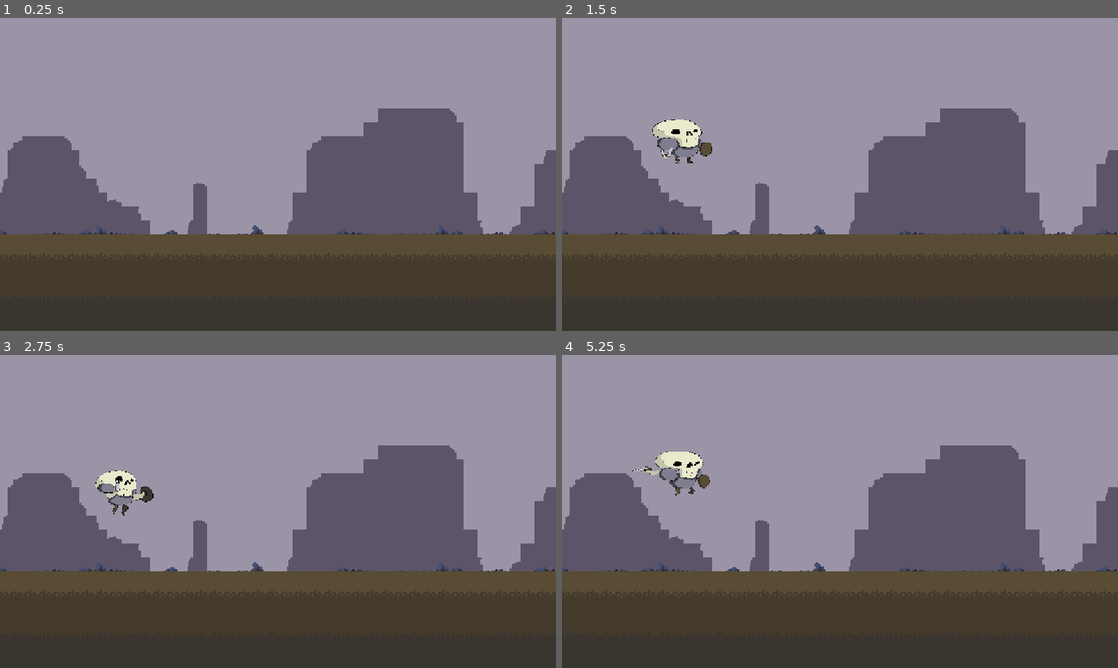
Above: before the commit, frames 1-4 (two rows, left to right).
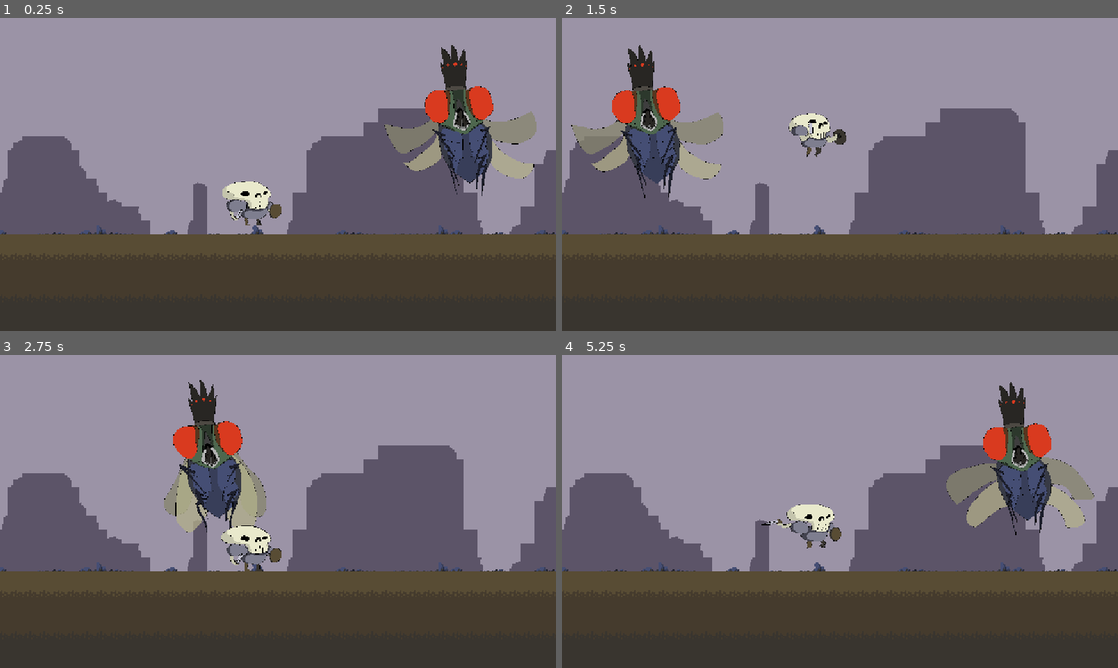
Above: after the commit, the same moments.

Repository: Old-Geekoba/Demonic
Game: Godot game, scene res://scenes/gluttony.tscn
Two runs of this game, one before a commit and one after it. Both use one fixed random seed, a clock stepped at 60 frames per second and the inputs below. This scene is started directly instead of the project's main scene.
Inputs (mouse positions are in pixels of both pictures, inside the frame that each line leads up to):
- Up to frame 1 (0.25 s): no input
- Up to frame 2 (1.5 s): move the mouse to (962, 158) at 0.52 s; tap Space (Advance) at 0.6, 1.35 s; move the mouse to (728, 190) at 1.27 s
- Up to frame 3 (2.75 s): move the mouse to (333, 442) at 2.02 s; click (333, 442) at 2.1 s; tap Space (Advance) at 2.3 s
- Up to frame 4 (5.25 s): move the mouse to (812, 574) at 2.77 s; right-click (812, 574) at 2.85 s; tap Space (Advance) at 3.05, 3.6, 4.35 s; move the mouse to (1006, 558) at 3.52 s; move the mouse to (673, 464) at 4.27 s; move the mouse to (867, 511) at 5.02 s; click (867, 511) at 5.1 s

The runs differ from the first frame. In frame 1, 5.5% of the frame differs, in the area x 40-97%, y 8-67%; in frame 2, 5.8%; in frame 3, 6.2%; in frame 4, 6.7%, in the area x 12-96%, y 8-62%.

Commit message:
Beelzebub movement

Diff:
--- /dev/null
+++ b/scenes/Beelzebub.tscn
@@ -0,0 +1,145 @@
+[gd_scene load_steps=20 format=3 uid="uid://b83lke4vkr0dg"]
+
+[ext_resource type="Script" uid="uid://otw4xp17o8tl" path="res://scenes/beelzebub.gd" id="1_b7yvv"]
+[ext_resource type="Texture2D" uid="uid://dojxuruxlfdkm" path="res://assets/9Princes spritesheets/Beelzebub.png" id="1_wtcfe"]
+
+[sub_resource type="AtlasTexture" id="AtlasTexture_0e48y"]
+atlas = ExtResource("1_wtcfe")
+region = Rect2(0, 0, 1000, 1000)
+
+[sub_resource type="AtlasTexture" id="AtlasTexture_epypp"]
+atlas = ExtResource("1_wtcfe")
+region = Rect2(1000, 0, 1000, 1000)
+
+[sub_resource type="AtlasTexture" id="AtlasTexture_0hol4"]
+atlas = ExtResource("1_wtcfe")
+region = Rect2(2000, 0, 1000, 1000)
+
+[sub_resource type="AtlasTexture" id="AtlasTexture_q6r6c"]
+atlas = ExtResource("1_wtcfe")
+region = Rect2(3000, 0, 1000, 1000)
+
+[sub_resource type="AtlasTexture" id="AtlasTexture_kdubu"]
+atlas = ExtResource("1_wtcfe")
+region = Rect2(1000, 2000, 1000, 1000)
+
+[sub_resource type="AtlasTexture" id="AtlasTexture_d21ai"]
+atlas = ExtResource("1_wtcfe")
+region = Rect2(2000, 2000, 1000, 1000)
+
+[sub_resource type="AtlasTexture" id="AtlasTexture_rj586"]
+atlas = ExtResource("1_wtcfe")
+region = Rect2(3000, 2000, 1000, 1000)
+
+[sub_resource type="AtlasTexture" id="AtlasTexture_4d7sh"]
+atlas = ExtResource("1_wtcfe")
+region = Rect2(0, 3000, 1000, 1000)
+
+[sub_resource type="AtlasTexture" id="AtlasTexture_ir8iy"]
+atlas = ExtResource("1_wtcfe")
+region = Rect2(1000, 3000, 1000, 1000)
+
+[sub_resource type="AtlasTexture" id="AtlasTexture_hqns4"]
+atlas = ExtResource("1_wtcfe")
+region = Rect2(2000, 3000, 1000, 1000)
+
+[sub_resource type="AtlasTexture" id="AtlasTexture_x0ka3"]
+atlas = ExtResource("1_wtcfe")
+region = Rect2(0, 1000, 1000, 1000)
+
+[sub_resource type="AtlasTexture" id="AtlasTexture_0h7mo"]
+atlas = ExtResource("1_wtcfe")
+region = Rect2(1000, 1000, 1000, 1000)
+
+[sub_resource type="AtlasTexture" id="AtlasTexture_nr8wp"]
+atlas = ExtResource("1_wtcfe")
+region = Rect2(2000, 1000, 1000, 1000)
+
+[sub_resource type="AtlasTexture" id="AtlasTexture_d2bti"]
+atlas = ExtResource("1_wtcfe")
+region = Rect2(3000, 1000, 1000, 1000)
+
+[sub_resource type="AtlasTexture" id="AtlasTexture_ta5nu"]
+atlas = ExtResource("1_wtcfe")
+region = Rect2(0, 2000, 1000, 1000)
+
+[sub_resource type="SpriteFrames" id="SpriteFrames_flf07"]
+animations = [{
+"frames": [{
+"duration": 1.0,
+"texture": SubResource("AtlasTexture_0e48y")
+}, {
+"duration": 1.0,
+"texture": SubResource("AtlasTexture_epypp")
+}, {
+"duration": 1.0,
+"texture": SubResource("AtlasTexture_0hol4")
+}, {
+"duration": 1.0,
+"texture": SubResource("AtlasTexture_q6r6c")
+}],
+"loop": true,
+"name": &"default",
+"speed": 10.0
+}, {
+"frames": [{
+"duration": 1.0,
+"texture": SubResource("AtlasTexture_kdubu")
+}, {
+"duration": 1.0,
+"texture": SubResource("AtlasTexture_d21ai")
+}, {
+"duration": 1.0,
+"texture": SubResource("AtlasTexture_rj586")
+}, {
+"duration": 1.0,
+"texture": SubResource("AtlasTexture_4d7sh")
+}, {
+"duration": 1.0,
+"texture": SubResource("AtlasTexture_ir8iy")
+}, {
+"duration": 1.0,
+"texture": SubResource("AtlasTexture_hqns4")
+}],
+"loop": true,
+"name": &"minion_summon",
+"speed": 10.0
+}, {
+"frames": [{
+"duration": 1.0,
+"texture": SubResource("AtlasTexture_x0ka3")
+}, {
+"duration": 1.0,
+"texture": SubResource("AtlasTexture_0h7mo")
+}, {
+"duration": 1.0,
+"texture": SubResource("AtlasTexture_nr8wp")
+}, {
+"duration": 1.0,
+"texture": SubResource("AtlasTexture_d2bti")
+}, {
+"duration": 1.0,
+"texture": SubResource("AtlasTexture_ta5nu")
+}],
+"loop": true,
+"name": &"wing _flap",
+"speed": 10.0
+}]
+
+[sub_resource type="CapsuleShape2D" id="CapsuleShape2D_qpejx"]
+radius = 176.0
+height = 594.0
+
+[node name="Beelzebub" type="CharacterBody2D"]
+script = ExtResource("1_b7yvv")
+
+[node name="AnimatedSprite2D" type="AnimatedSprite2D" parent="."]
+position = Vector2(-71.5, 71.5)
+scale = Vector2(0.857, 0.857)
+sprite_frames = SubResource("SpriteFrames_flf07")
+autoplay = "default"
+frame_progress = 0.740882
+
+[node name="Bcollisionshape" type="CollisionShape2D" parent="."]
+position = Vector2(-70, 139)
+shape = SubResource("CapsuleShape2D_qpejx")
--- a/scenes/node_2d.tscn
+++ b/scenes/Main Game.tscn
@@ -1,14 +1,14 @@
 [gd_scene load_steps=29 format=3 uid="uid://roapedkaom0i"]
 
-[ext_resource type="PackedScene" uid="uid://53cx4lvlwrj6" path="res://scenes/character_body_2d.tscn" id="1_4dvvg"]
-[ext_resource type="Texture2D" uid="uid://himiep4l5y4r" path="res://assets/9Princes spritesheets/Image 2.png" id="2_4dvvg"]
-[ext_resource type="Script" uid="uid://drtwkvdejlu1j" path="res://area_2d_2.gd" id="3_4vge2"]
-[ext_resource type="Texture2D" uid="uid://depcuukw8s6sr" path="res://assets/9Princes spritesheets/Image.png" id="3_rnjyy"]
-[ext_resource type="Texture2D" uid="uid://bscf3rxe5ohpj" path="res://assets/9Princes spritesheets/button.png" id="5_04qyp"]
-[ext_resource type="Script" uid="uid://d1fdam5xx6wpv" path="res://scenes/text_button.gd" id="6_j7wrs"]
+[ext_resource type="Texture2D" uid="uid://bscf3rxe5ohpj" path="res://assets/9Princes spritesheets/button.png" id="1_euotq"]
+[ext_resource type="Script" uid="uid://d1fdam5xx6wpv" path="res://scenes/text_button.gd" id="2_0pvjy"]
+[ext_resource type="PackedScene" uid="uid://53cx4lvlwrj6" path="res://scenes/Player.tscn" id="3_olgiw"]
+[ext_resource type="Texture2D" uid="uid://himiep4l5y4r" path="res://assets/9Princes spritesheets/Image 2.png" id="4_n8fj8"]
+[ext_resource type="Script" uid="uid://drtwkvdejlu1j" path="res://area_2d_2.gd" id="5_ais04"]
+[ext_resource type="Texture2D" uid="uid://depcuukw8s6sr" path="res://assets/9Princes spritesheets/Image.png" id="6_n6h6s"]
 
 [sub_resource type="TileSetAtlasSource" id="TileSetAtlasSource_j7wrs"]
-texture = ExtResource("2_4dvvg")
+texture = ExtResource("4_n8fj8")
 texture_region_size = Vector2i(480, 480)
 0:0/0 = 0
 0:0/0/physics_layer_0/polygon_0/points = PackedVector2Array(-240, -240, 240, -240, 240, 240, -240, 240)
@@ -198,12 +198,12 @@
 offset_bottom = 993.0
 theme_override_font_sizes/font_size = 79
 text = "Talk to Aristotle!"
-icon = ExtResource("5_04qyp")
+icon = ExtResource("1_euotq")
 flat = true
 icon_alignment = 1
-script = ExtResource("6_j7wrs")
-
-[node name="Player" parent="." instance=ExtResource("1_4dvvg")]
+script = ExtResource("2_0pvjy")
+
+[node name="Player" parent="." instance=ExtResource("3_olgiw")]
 top_level = true
 position = Vector2(913, -268)
 
--- a/scenes/character_body_2d.tscn
+++ b/scenes/Player.tscn
@@ -3,7 +3,8 @@
 [ext_resource type="Texture2D" uid="uid://duqwwoic0usln" path="res://assets/9Princes spritesheets/Image 6.png" id="1_f50pn"]
 
 [sub_resource type="GDScript" id="GDScript_ij6vw"]
-script/source = "extends CharacterBody2D
+script/source = "class_name Player
+extends CharacterBody2D
 
 @export var gravity = 1000
 @export var jump_height = -900
@@ -69,11 +70,16 @@
 	print(\"pitfall happening\")
 
 #Gluttony infinity
+
 func _on_left_boundary(body: Node2D) -> void:
-	position.x=get_viewport_rect().size.x + $CollisionShape2D.shape.radius *2
+	if body is Player:
+		position.x=get_viewport_rect().size.x + $CollisionShape2D.shape.radius *2
+		print(body)
 
 func _on_area_2d_2_body_entered(body: Node2D) -> void:
-	position.x=get_viewport_rect().size.x*-1 - $CollisionShape2D.shape.radius *2
+	if body is Player:
+		position.x=get_viewport_rect().size.x*-1 - $CollisionShape2D.shape.radius *2
+		print(body)
 "
 
 [sub_resource type="AtlasTexture" id="AtlasTexture_x5gf8"]
--- /dev/null
+++ b/scenes/beelzebub.gd
@@ -0,0 +1,20 @@
+class_name Beelzebub
+extends CharacterBody2D
+
+func _physics_process(delta: float) -> void:
+	velocity.x = 500
+	velocity.y = randf_range(-100,100)
+	move_and_slide()
+
+
+
+func _on_area_2d_2_body_entered(body: Node2D) -> void:
+	if body is Beelzebub:
+		position.x=get_viewport_rect().size.x*-1 - $Bcollisionshape.shape.radius *0.1
+		print(body)
+
+
+func _on_area_2d_body_entered(body: Node2D) -> void:
+	if body is Beelzebub:
+		position.x=get_viewport_rect().size.x + $Bcollisionshape.shape.radius *0.1
+		print(body)
--- a/scenes/gluttony.tscn
+++ b/scenes/gluttony.tscn
@@ -1,7 +1,8 @@
-[gd_scene load_steps=8 format=4 uid="uid://bfh8yuddc6sgk"]
+[gd_scene load_steps=9 format=4 uid="uid://bfh8yuddc6sgk"]
 
 [ext_resource type="Texture2D" uid="uid://btcxg6cw38uvi" path="res://assets/9Princes spritesheets/Image 7.png" id="1_4t01h"]
-[ext_resource type="PackedScene" uid="uid://53cx4lvlwrj6" path="res://scenes/character_body_2d.tscn" id="2_5sl40"]
+[ext_resource type="PackedScene" uid="uid://53cx4lvlwrj6" path="res://scenes/Player.tscn" id="2_5sl40"]
+[ext_resource type="PackedScene" uid="uid://b83lke4vkr0dg" path="res://scenes/Beelzebub.tscn" id="2_7a2op"]
 
 [sub_resource type="TileSetAtlasSource" id="TileSetAtlasSource_gxl7n"]
 texture = ExtResource("1_4t01h")
@@ -62,9 +63,9 @@
 tile_map_data = PackedByteArray("AADs////AAAEAAAAAADy////AAAEAAAAAAD4////AAAEAAAAAAAEAP//AAAEAAAAAAAMAP//AAAEAAAAAAALAP …(288 unchanged characters)…
 tile_set = SubResource("TileSet_gxl7n")
 
-[node name="CharacterBody2D" parent="." instance=ExtResource("2_5sl40")]
+[node name="Player" parent="." instance=ExtResource("2_5sl40")]
 top_level = true
-position = Vector2(-805, -1559)
+position = Vector2(-141, -134)
 
 [node name="Camera2D" type="Camera2D" parent="."]
 position = Vector2(0, -306)
@@ -84,6 +85,10 @@
 position = Vector2(265, -185)
 shape = SubResource("RectangleShape2D_5sl40")
 
-[connection signal="body_entered" from="Area2D" to="CharacterBody2D" method="_on_left_boundary"]
-[connection signal="body_entered" from="Area2D2" to="CharacterBody2D" method="_on_area_2d_2_body_entered"]
-[connection signal="body_entered" from="Area2D2" to="CharacterBody2D" method="_on_left_boundary"]
+[node name="Beelzebub" parent="." instance=ExtResource("2_7a2op")]
+position = Vector2(883, -643)
+
+[connection signal="body_entered" from="Area2D" to="Player" method="_on_left_boundary"]
+[connection signal="body_entered" from="Area2D" to="Beelzebub" method="_on_area_2d_body_entered"]
+[connection signal="body_entered" from="Area2D2" to="Player" method="_on_area_2d_2_body_entered"]
+[connection signal="body_entered" from="Area2D2" to="Beelzebub" method="_on_area_2d_2_body_entered"]
Binary file added: assets/9Princes spritesheets/Beelzebub.png
Not shown, added: assets/9Princes spritesheets/Beelzebub.png.import
Not shown: 7 places in scenes/Main Game.tscn that only renumber resources
Not shown, added: scenes/beelzebub.gd.uid
